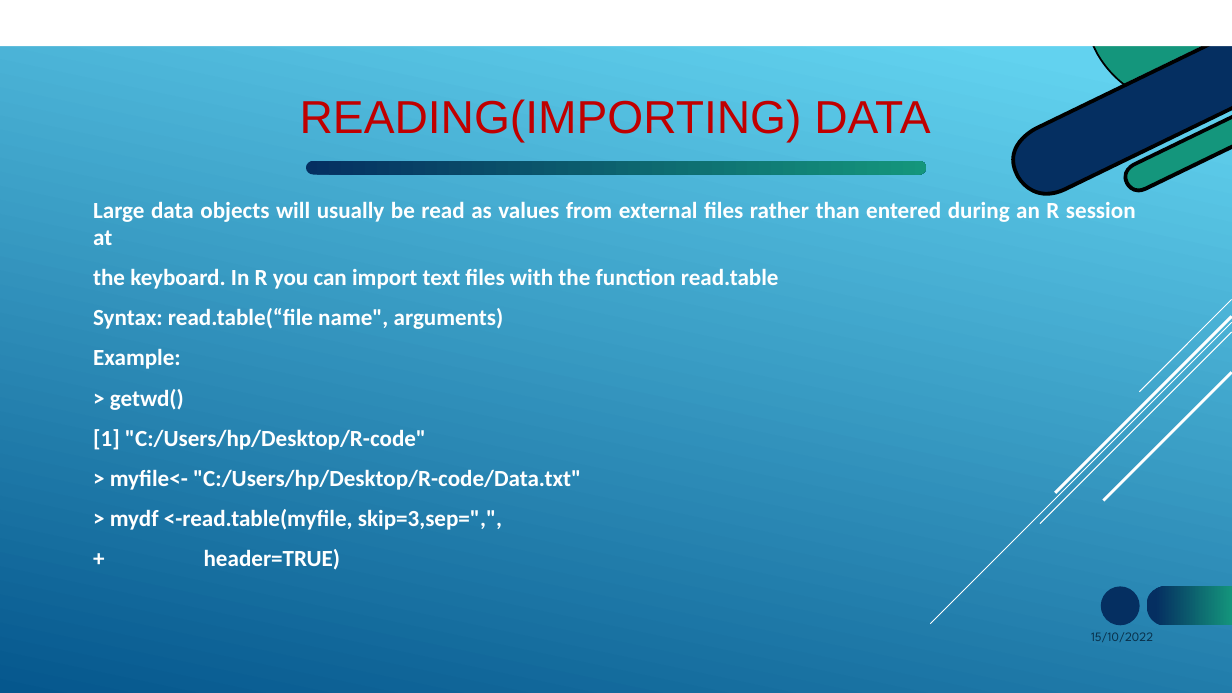
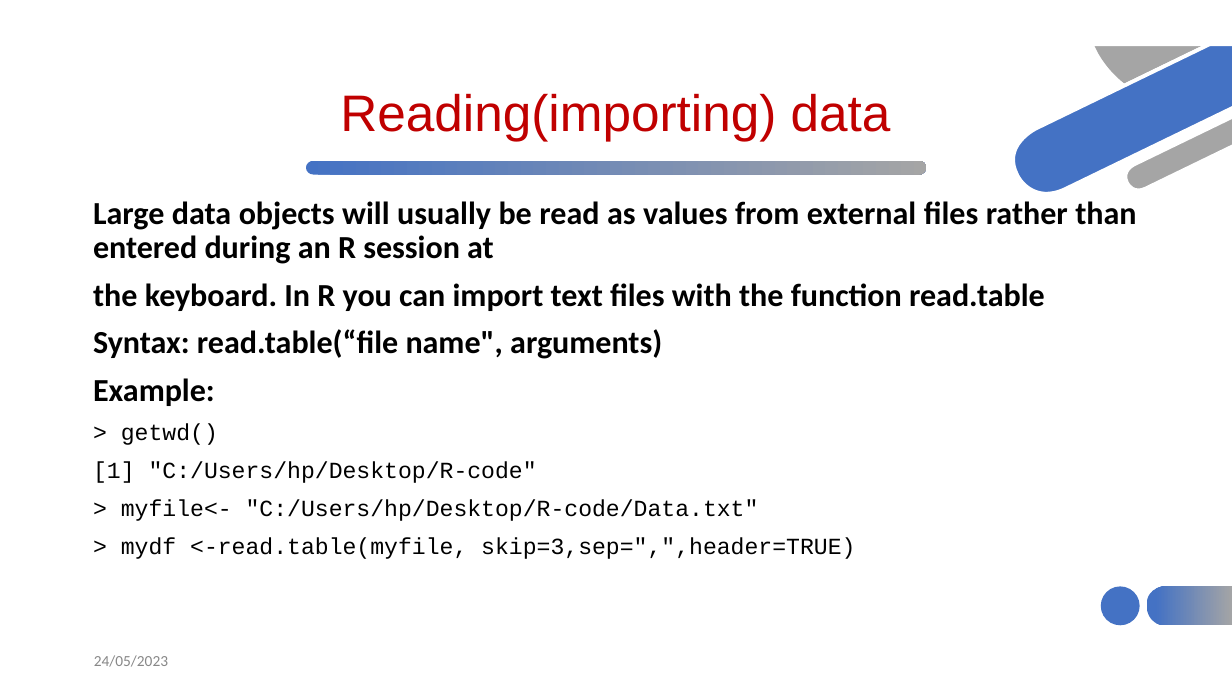
Before and after one commit to HaymanotB/himsite, a slide deck: slide 29 of lecture/RStudio_material.pptx. Drawn at 1232x693 pixels with LibreOffice and Linux fonts; fonts in the diff are those of the drawing. Boxes give left, top, right and bottom in pixels: in the first picture for what was removed or moved away, otherwise in the second. Text is boxed around its words. In the diff, an @@ line names an element or a change of style, - is before the commit and + after.

```diff
--- a/lecture/RStudio_material.pptx
+++ b/lecture/RStudio_material.pptx
@@ background gradient #62D2EF to #05578D to #FFFFFF @@
@@ freeform shape at [1085,0,1232,84]: fill #14967C to #A5A5A5 @@
@@ fill #000000 to #FFFFFF in 3 elements at [1083,0,1231,101], [1123,114,1232,192], [1011,30,1232,196] @@
@@ freeform shape at [1013,32,1232,193]: fill #052F61 to #4472C4 @@
@@ title at [340,93,891,141]: text changed; size 36 to 40 pt @@
-READING(IMPORTING) DATA
+Reading(importing) data
@@ freeform shape at [1125,116,1232,190]: fill #14967C to #A5A5A5 @@
@@ freeform shape at [305,160,927,176]: fill gradient #052F61 to #14967C to gradient #4472C4 to #A5A5A5 @@
@@ text "Large data objects will usually ..." at [93,201,1136,559]: vertical alignment middle to top @@
@@ text at [93,201,1136,521]: size 18 to 25 pt in "Large data objects will usually be read ...", "the keyboard. In R you can import ...", "Syntax: read.table(“file name", arguments)", "Example:"; text colour #FFFFFF to #000000 in "Large data objects will usually be read ...", "the keyboard. In R you can import ...", "Syntax: read.table(“file name", arguments)", "Example:" and 3 more places; font Calibri to Courier New, bold off in "> getwd()", "[1] "C:/Users/hp/Desktop/R-code"", "> myfile<- "C:/Users/hp/Desktop/R-code/Data.txt""; line spacing 1 to 0.9 @@
@@ group removed at [931,299,1232,624]: 5 lines @@
@@ text at [121,537,855,559]: text changed; font Calibri to Courier New; text colour #FFFFFF to #000000; bold off @@
-> mydf <-read.table(myfile, skip=3,sep=",",
-+ header=TRUE)
+> mydf <-read.table(myfile, skip=3,sep=",",header=TRUE)
@@ ellipse at [1101,587,1140,626]: fill #052F61 to #4472C4 @@
@@ freeform shape at [1146,585,1232,627]: fill gradient #052F61 to #14967C to gradient #4472C4 to #A5A5A5 @@
@@ text added at [94,655,168,667], 12 pt, text #888888 @@
+24/05/2023
@@ text removed at [1091,632,1153,642] @@
-15/10/2022
```
Also in this commit, not shown: 30 other slides changed, 1 slide added, 4 other files.
